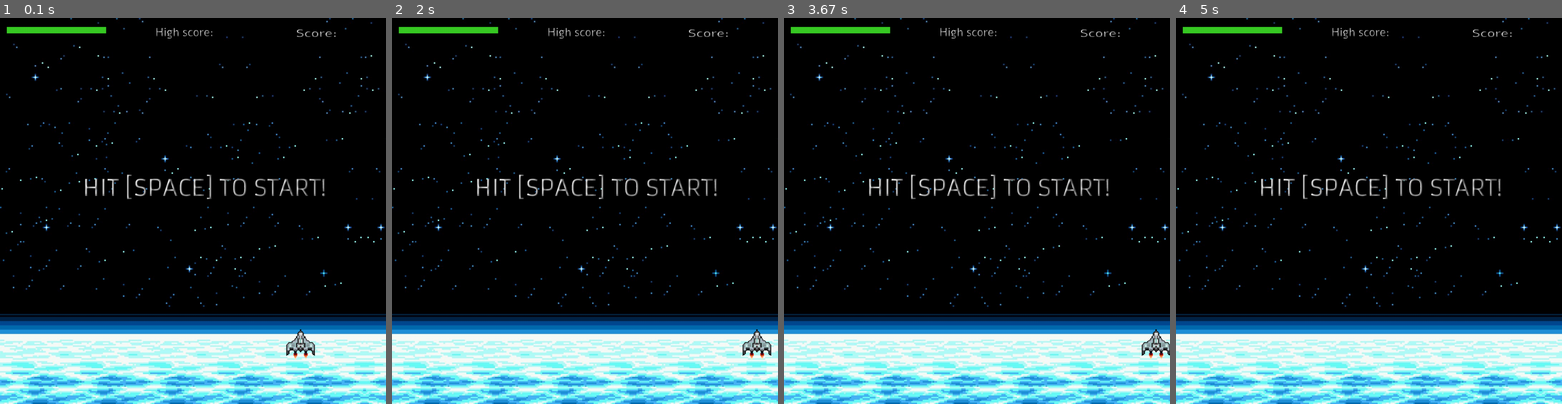
Above: before the commit, frames 1-4 (left to right).
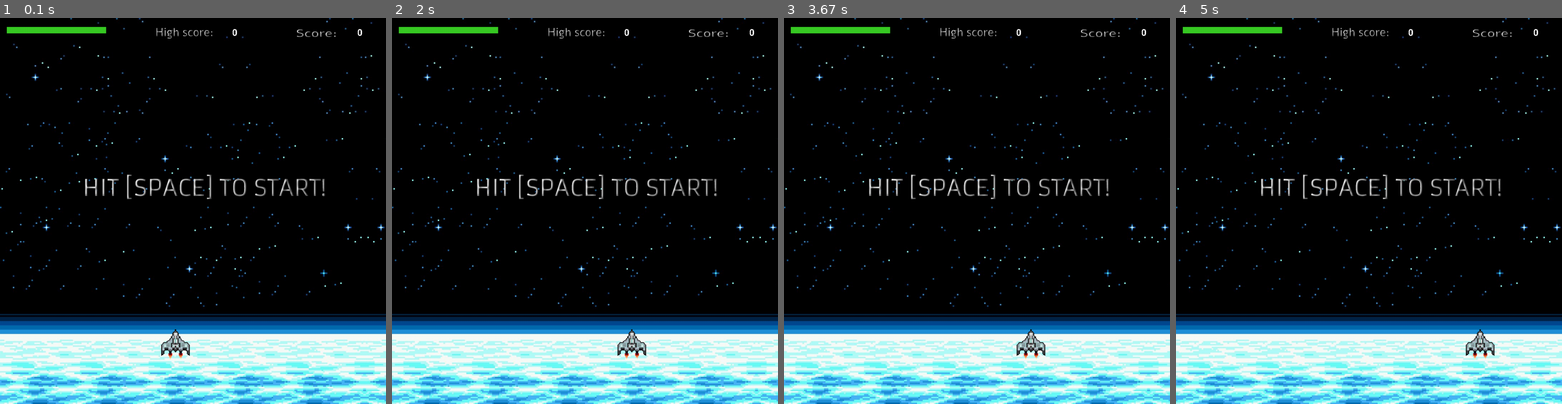
Above: after the commit, the same moments.

Repository: wiltley/PyGameSpaceInvaders
Game: pygame game, started from scripts/main.py
Same seed, same stepped clock (60 frames per second), same inputs: the game is played once before the commit and once after it.
Inputs:
- Up to frame 1 (0.1 s): no input
- Up to frame 2 (2 s): hold Right 0.33-0.8 s; hold Right 0.83-1.3 s; hold Left 1.33-1.87 s; hold Left from 1.9 s (still down)
- Up to frame 3 (3.67 s): release Left at 2.3 s; hold Right 2.33-2.97 s; hold Left 3-3.47 s; hold Right from 3.5 s (still down)
- Up to frame 4 (5 s): release Right at 3.97 s; hold Right 4-4.47 s; hold Left from 4.5 s (still down)

The runs differ from the first frame. In frame 1, 0.6% of the frame differs, in the area x 41-94%, y 2-89%; in frame 2, 0.6%; in frame 3, 0.6%; in frame 4, 0.3%.

Commit message:
complete

Diff:
--- a/bullet.py
+++ b/scripts/bullet.py
@@ -3,13 +3,13 @@
 class playerProjectiles(pygame.sprite.Sprite):
     def __init__(self, x):
         super().__init__()
-        self.entity = pygame.image.load("playerbullet.png").convert_alpha()
+        self.entity = pygame.image.load("../assets/playerbullet.png").convert_alpha()
         self.rect = self.entity.get_rect()
         self.rect = self.rect.move(x.rect.left+29, x.rect.top-50)
         self.entity = pygame.transform.scale(self.entity, (45,19))
         self.entity = pygame.transform.rotate(self.entity, 90)
         self.mask = pygame.mask.from_surface(self.entity)
-        self.playershot = pygame.mixer.music.load('playershot.mp3')
+        self.playershot = pygame.mixer.music.load('../assets/playershot.mp3')
         self.playershot = pygame.mixer.music.play(0)
     def checkBounds(self):
         if self.rect.top <= 0:
--- a/enemy.py
+++ b/scripts/enemy.py
@@ -5,7 +5,7 @@
         super().__init__()
 
         randomEntity = []
-        randomEntity = [pygame.image.load("spaceinvader1.png").convert_alpha(), pygame.image.load("spaceinvader2.png").convert_alpha(), pygame.image.load("spaceinvader3.png").convert_alpha()]
+        randomEntity = [pygame.image.load("../assets/spaceinvader1.png").convert_alpha(), pygame.image.load("../assets/spaceinvader2.png").convert_alpha(), pygame.image.load("../assets/spaceinvader3.png").convert_alpha()]
         self.entity = randomEntity[random.randint(0,2)]
         self.entity = pygame.transform.scale(self.entity, (87,63))
         self.rect = self.entity.get_rect()
@@ -14,19 +14,18 @@
         self.mask = pygame.mask.from_surface(self.entity)
         self.moveDirection = 5
 class enemyList:
-    def __init__(self,wave):
-        self.wave = wave
+    def __init__(self):
         self.enemyArray = []
         self.moveDir = 5
         self.spawnY = 100
-    def createEnemy(self):
+    def createEnemy(self,wave):
         x = 0
         y = 100
-        for x in range(0, self.wave):
+        for x in range(0, wave):
             self.enemyArray.append(enemy(x*100, self.spawnY))
             if len(self.enemyArray)%10 == 0:
                 self.spawnY += 100
-
+        self.spawnY = 100
     def moveAll(self, bulletArray, player):
         x = 0
         for x in self.enemyArray:
--- a/enemyBullets.py
+++ b/scripts/enemyBullets.py
@@ -3,13 +3,13 @@
 class enemyProjectiles(pygame.sprite.Sprite):
     def __init__(self, x):
         super().__init__()
-        self.entity = pygame.image.load("enemy_bullet.png").convert_alpha()
+        self.entity = pygame.image.load("../assets/enemy_bullet.png").convert_alpha()
         self.rect = self.entity.get_rect()
         self.rect = self.rect.move(x.rect.left+29, x.rect.bottom-20)
         self.entity = pygame.transform.scale(self.entity, (45,19))
         self.entity = pygame.transform.rotate(self.entity, -90)
         self.mask = pygame.mask.from_surface(self.entity)
-        self.enemyshot = pygame.mixer.music.load('enemyshot.mp3')
+        self.enemyshot = pygame.mixer.music.load('../assets/enemyshot.mp3')
         self.enemyshot = pygame.mixer.music.play(0)
     def checkBounds(self):
         if self.rect.top >= 1080:
--- a/hud.py
+++ b/scripts/hud.py
@@ -2,46 +2,60 @@
 
 class hud:
     def __init__(self):
-        self.health = pygame.image.load("healthfull.png").convert_alpha()
+        self.health = pygame.image.load("../assets/healthfull.png").convert_alpha()
         self.health = pygame.transform.scale(self.health, (315,36))
         self.healthrect = self.health.get_rect()
 
         self.healthArray = []
-        self.startMessage = pygame.image.load("begin.png").convert_alpha()
+        self.startMessage = pygame.image.load("../assets/begin.png").convert_alpha()
         self.startMessageRect = self.startMessage.get_rect()
         self.startMessageRect = self.startMessageRect.move(100,400)
 
-        self.score = pygame.image.load("Score_.png").convert_alpha()
+        self.score = pygame.image.load("../assets/Score_.png").convert_alpha()
         self.score = pygame.transform.scale(self.score, (170,63))
         self.scoreRect = self.score.get_rect()
         self.scoreRect = self.scoreRect.move(800, 10)
 
-        self.highscore = pygame.image.load("High score_.png").convert_alpha()
+        self.highscore = pygame.image.load("../assets/High score_.png").convert_alpha()
         self.highscore = pygame.transform.scale(self.highscore, (231,70))
         self.highscoreRect = self.score.get_rect()
         self.highscoreRect = self.highscoreRect.move(400, 0)
 
+        self.font = pygame.font.Font('freesansbold.ttf', 25)
+        self.scoreFont = 0
+        self.highscoreFont = 0
+        self.scoreFontRect = 0
+        self.highscoreFont = 0
+        self.highscoreFontRect = 0
+
+
     def updateHud(self, player):
         lives = player
+        self.scoreFont = self.font.render(str(lives.score), 0, (255,255,255))
+        self.highscoreFont = self.font.render(str(lives.highscore), 0, (255,255,255))
         lives = lives.lives
+        self.scoreFontRect = self.scoreFont.get_rect()
+        self.highscoreFontRect = self.highscoreFont.get_rect()
+        self.highscoreFontRect = self.highscoreFontRect.move(650,30)
+        self.scoreFontRect = self.scoreFontRect.move(1000,30)
 
         if lives == 3:
-            self.health = pygame.image.load("healthfull.png").convert_alpha()
+            self.health = pygame.image.load("../assets/healthfull.png").convert_alpha()
             self.health = pygame.transform.scale(self.health, (315,36))
             self.healthrect = self.health.get_rect()
             self.healthrect = self.healthrect.move(0,15)
         if lives == 2:
-            self.health = pygame.image.load("health2.png").convert_alpha()
+            self.health = pygame.image.load("../assets/health2.png").convert_alpha()
             self.health = pygame.transform.scale(self.health, (315,36))
             self.healthrect = self.health.get_rect()
             self.healthrect = self.healthrect.move(0,15)
         if lives == 1:
-            self.health = pygame.image.load("health1.png").convert_alpha()
+            self.health = pygame.image.load("../assets/health1.png").convert_alpha()
             self.health = pygame.transform.scale(self.health, (315,36))
             self.healthrect = self.health.get_rect()
             self.healthrect = self.healthrect.move(0,15)
         if lives == 0:
-            self.health = pygame.image.load("ur dead x_X.png").convert_alpha()
+            self.health = pygame.image.load("../assets/ur dead x_X.png").convert_alpha()
             self.health = pygame.transform.scale(self.health, (231,63))
             self.healthrect = self.health.get_rect()
             self.healthrect = self.healthrect.move(0,0)
--- a/main.py
+++ b/scripts/main.py
@@ -4,15 +4,17 @@
 size = width, height = 1080, 1080
 screen = pygame.display.set_mode(size)
 pygame.display.set_caption('Avoiding Game!')
-background = pygame.image.load("background.jpg")
+background = pygame.image.load("../assets/background.jpg")
 player = player.player(size)
 playerBullets = bullet.playerProjecticleList(player)
 enemyBullet = enemyBullets.enemyProjecticleList()
-enemies = enemy.enemyList(35)
+waveSpawn = 0
+enemies = enemy.enemyList()
 clock = pygame.time.Clock()
 currentTime = time.time()
 hud = hud.hud()
 gameRunning = 0
+
 
 while 1:
     # IF QUIT AND MOVEMENT
@@ -31,8 +33,7 @@
                 gameRunning = 1
                 player.reset()
                 hud.updateHud(player)
-                enemies.createEnemy()
-
+                waveSpawn = 0
         if event.type == pygame.KEYUP:
             if event.key == pygame.K_LEFT:
                 player.moveLeft = 0
@@ -48,13 +49,17 @@
     # CREATES NEW ENEMY BULLETS RANDOMLY
     if gameRunning == 1:
         x = 0
+        if len(enemies.enemyArray) == 0:
+            waveSpawn += 5
+            enemies.createEnemy(waveSpawn);
+            player.lives = 3
+        x = 0
         for x in enemies.enemyArray:
             enemyBullet.createBullet(x)
         # MOVES EVERYONE
         enemies.moveAll(playerBullets.playerProjectileArray, player)
         enemyBullet.moveAll(player)
         # TO REMOVE THE OLD IMAGE OF THE MOVED ENEMIES/PLAYER
-
         # DRAWS ALL PLAYER BULLETS
         playerBullets.moveAll()
         x = 0
@@ -68,10 +73,8 @@
         x = 0
         for x in enemies.enemyArray:
             screen.blit(x.entity, x.rect)
-
         if player.lives <= 0:
             gameRunning = 0
-
 
     if gameRunning == 0:
         screen.blit(hud.startMessage,hud.startMessageRect)
@@ -85,6 +88,8 @@
     screen.blit(hud.health, hud.healthrect)
     screen.blit(hud.score, hud.scoreRect)
     screen.blit(hud.highscore, hud.highscoreRect)
+    screen.blit(hud.scoreFont, hud.scoreFontRect)
+    screen.blit(hud.highscoreFont, hud.highscoreFontRect)
 
     pygame.display.flip()
     clock.tick(120)
--- a/player.py
+++ b/scripts/player.py
@@ -3,10 +3,10 @@
 class player(pygame.sprite.Sprite):
     def __init__(self, size):
         super().__init__()
-        self.entity = pygame.image.load("player.png").convert_alpha()
+        self.entity = pygame.image.load("../assets/player.png").convert_alpha()
         self.entity = pygame.transform.scale(self.entity, (81,85))
         self.rect = self.entity.get_rect()
-        self.rect = self.rect.move(800,870)
+        self.rect = self.rect.move(450,870)
         self.mask = pygame.mask.from_surface(self.entity)
         self.speed = [1, 0]
         self.moveRight = 0
Renamed: High score_.png -> assets/High score_.png
Renamed: Score_.png -> assets/Score_.png
Renamed: Wave_.png -> assets/Wave_.png
Renamed: background.jpg -> assets/background.jpg
Renamed: begin.png -> assets/begin.png
Renamed: enemy_bullet.png -> assets/enemy_bullet.png
Renamed: health1.png -> assets/health1.png
Renamed: health2.png -> assets/health2.png
Renamed: healthfull.png -> assets/healthfull.png
Renamed: player.png -> assets/player.png
Renamed: playerbullet.png -> assets/playerbullet.png
Renamed: spaceinvader1.png -> assets/spaceinvader1.png
(and 5 more such lines)
